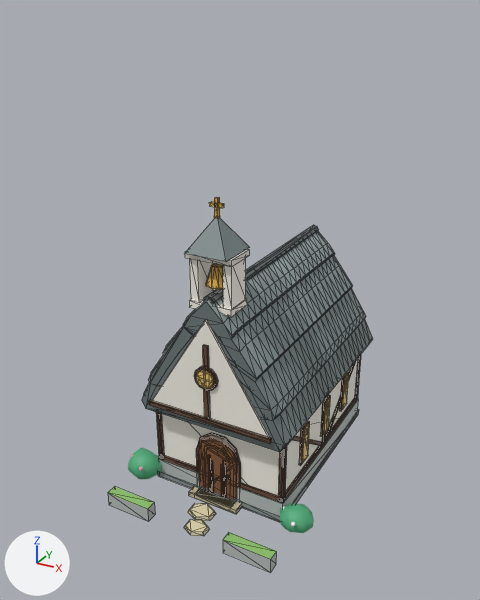
Before and after pictures for a commit that changed the glTF model godot/art/models/chapel.glb.
One viewpoint serves both versions: a camera (50 mm lens) standing at (4.02, -8.19, 6.56) and looking at (-0.16, -0.57, 2.76). Every picture has the same lights, and +X, +Y and +Z are marked at lower left. The older version comes first. Mesh edges are drawn as thin lines on the coarser meshes. Vertices at exactly the same position are counted once.

In view in the first picture: 'body', 'body_nl'.
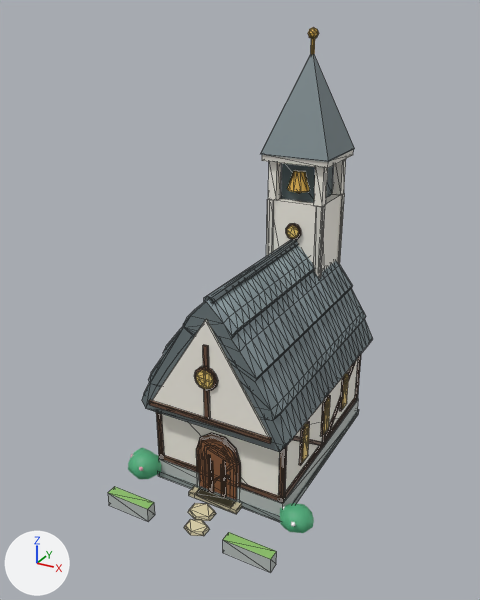
The change, as JSON lines over the scene's bpy script:
```json
{"block": "me_body", "where": "# used by ob_body; location = (0.0, 0.0, 0.0)"}
{"op": "remove", "block": "me_body", "code": "me_body.from_pydata(...)  # 1357 vertices, 2422 faces; spans x -1.3..1.3, y -2.43..1.74, z 0.0..4.47"}
{"op": "add", "block": "me_body", "code": "me_body.from_pydata(...)  # 1478 vertices, 2624 faces; spans x -1.3..1.3, y -2.43..1.85, z 0.0..6.31"}
{"block": "me_body", "change": "me_body part 1: a new loose piece, a box spanning x -0.43..0.43, y 0.87..1.73, z 0.0..3.85, in mat_defaultmaterial"}
{"block": "me_body", "change": "me_body part 2: a new loose piece, a box spanning x -0.46..-0.36, y 0.84..0.94, z 0.0..3.85, in mat_defaultmaterial"}
{"block": "me_body", "change": "me_body part 3: a new loose piece, a box spanning x 0.36..0.46, y 0.84..0.94, z 0.0..3.85, in mat_defaultmaterial"}
{"block": "me_body", "change": "me_body part 4: a new loose piece, a box spanning x 0.36..0.46, y 1.66..1.76, z 0.0..3.85, in mat_defaultmaterial"}
{"block": "me_body", "change": "me_body part 5: a new loose piece, a box spanning x -0.45..-0.31, y 0.85..0.99, z 3.85..4.45, in mat_defaultmaterial"}
{"block": "me_body", "change": "me_body part 6: a new loose piece, a box spanning x 0.31..0.45, y 0.85..0.99, z 3.85..4.45, in mat_defaultmaterial"}
{"block": "me_body", "change": "me_body part 7: a new loose piece, a box spanning x 0.31..0.45, y 1.61..1.75, z 3.85..4.45, in mat_defaultmaterial"}
{"block": "me_body", "change": "me_body part 8: a new loose piece, a box spanning x -0.3..0.3, y 1.0..1.6, z 3.85..4.45, in mat_defaultmaterial"}
{"block": "me_body", "change": "me_body part 9: a new loose piece, a 10-sided cut cone along z (radius 0.18 at the low end, 0.09 at the high end) spanning x -0.17..0.17, y 0.81..1.17, z 4.03..4.31, in mat_defaultmaterial"}
{"block": "me_body", "change": "me_body part 10: the loose piece of 8 vertices spanning x -0.3..0.3, y -1.75..-1.15, z 3.8..4.25 is scaled about its middle by (1.85, 1.85, 3.22), then moved by (0.0, 2.75, 1.25)"}
{"block": "me_body", "change": "me_body part 11: a new loose piece, a UV sphere (7 segments, 4 rings, poles along z) spanning x -0.08..0.08, y 1.23..1.38, z 6.15..6.31, in mat_defaultmaterial"}
{"block": "me_body", "change": "me_body part 12: a new loose piece, a box spanning x -0.53..0.53, y 0.77..1.83, z 4.45..4.55, in mat_defaultmaterial"}
{"block": "me_body", "change": "me_body part 13: a new loose piece, a 5-sided cylinder along z spanning x -0.029..0.029, y 1.276..1.33, z 5.95..6.2, in mat_defaultmaterial"}
{"block": "me_body", "change": "me_body part 14: a new loose piece, a 10-sided cylinder along y spanning x -0.124..0.124, y 0.82..0.86, z 3.27..3.53, in mat_defaultmaterial"}
{"block": "me_body", "change": "me_body part 15: a new loose piece, a 10-sided cylinder along y spanning x -0.095..0.095, y 0.8..0.85, z 3.3..3.5, in mat_defaultmaterial"}
{"block": "me_body", "change": "me_body part 16: 7 loose pieces with 68 vertices, spanning x -0.33..0.33, y -1.68..-1.22, z 3.04..4.47, are deleted"}
{"block": "me_body", "change": "me_body part 17: 564 kept faces spanning x -1.17..1.17, y -1.74..1.74, z 1.48..3.25 get new vertex colours; the middle colour goes from grey #899797 to grey #86959a"}
{"block": "me_body", "change": "other edits to the shape of me_body do not show in these pictures"}
```

Pixel boxes (x1, y1, x2, y2) of what changed, in the pictures (480 x 600 px; the box of a moved part takes in the faces that stretch with it):
```json
{"object": "body", "change": "reshaped", "before": [108, 197, 373, 573], "after": [108, 27, 373, 573], "on screen": "45% taller"}
{"part": 1, "of": "me_body", "change": "added", "after": [273, 194, 341, 272]}
{"part": 2, "of": "me_body", "change": "added", "after": [266, 199, 274, 256]}
{"part": 3, "of": "me_body", "change": "added", "after": [314, 206, 325, 278]}
{"part": 4, "of": "me_body", "change": "added", "after": [337, 193, 345, 264]}
{"part": 5, "of": "me_body", "change": "added", "after": [268, 162, 281, 200]}
{"part": 6, "of": "me_body", "change": "added", "after": [314, 167, 328, 207]}
{"part": 7, "of": "me_body", "change": "added", "after": [332, 159, 346, 195]}
{"part": 8, "of": "me_body", "change": "added", "after": [281, 163, 333, 203]}
{"part": 9, "of": "me_body", "change": "added", "after": [287, 170, 309, 192]}
{"part": 10, "of": "me_body", "change": "moved or reshaped", "before": [185, 218, 250, 262], "after": [260, 54, 355, 162]}
{"part": 11, "of": "me_body", "change": "added", "after": [308, 27, 319, 39]}
{"part": 12, "of": "me_body", "change": "added", "after": [262, 150, 353, 168]}
{"part": 13, "of": "me_body", "change": "added", "after": [311, 38, 315, 54]}
{"part": 14, "of": "me_body", "change": "added", "after": [286, 223, 301, 240]}
{"part": 15, "of": "me_body", "change": "added", "after": [287, 226, 299, 238]}
{"part": 16, "of": "me_body", "change": "deleted", "before": [185, 197, 250, 317]}
{"part": 17, "of": "me_body", "change": "edited", "before": [149, 245, 373, 439], "after": [149, 245, 373, 439], "on screen": "looks the same"}
```
